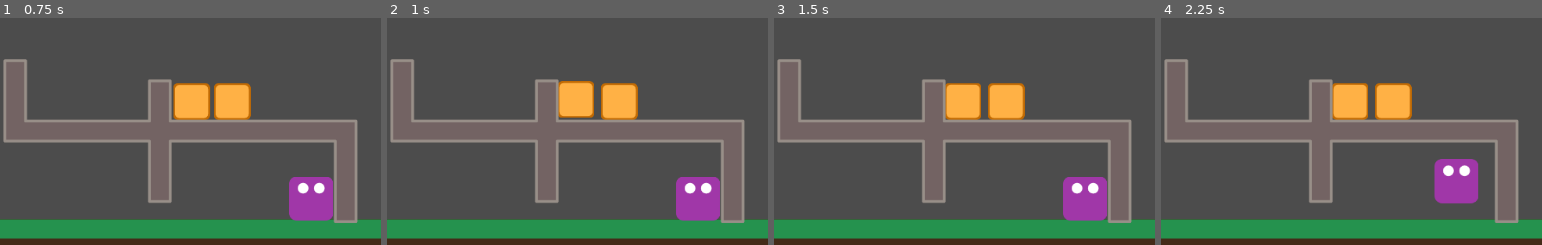
Above: before the commit, frames 1-4 (left to right).
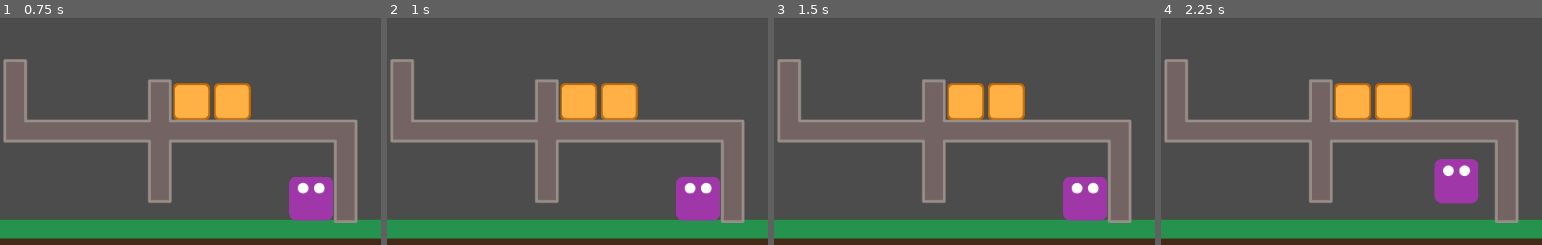
Above: after the commit, the same moments.

Repository: AntonellaDatri/Minion_2-IntroVJ
Game: Godot game, scene res://src/background/LevelTemplate.tscn
The game is run twice, just before and just after one commit, with the same random seed, the same clock (stepped at 60 frames per second) and the same inputs.
Inputs (mouse positions are % of the whole screen's width and height, from its top left):
- Up to frame 1 (0.75 s): move the mouse to (43, 68) at 0.52 s; press the mouse at (43, 68) at 0.53 s; hold Right (ui_right) from 0.53 s (still down)
- Up to frame 2 (1 s): keep holding Right (ui_right); tap E (impulsar_objeto) at 0.8 s
- Up to frame 3 (1.5 s): keep holding Right (ui_right); tap Enter at 1.25 s; move the mouse to (48, 68) at 1.27 s; release the mouse at (48, 68) at 1.28 s; tap E (impulsar_objeto) at 1.35 s
- Up to frame 4 (2.25 s): click (48, 68) at 1.55 s; tap Space at 2 s; move the mouse to (59, 29) at 2.02 s; release Right (ui_right) at 2.03 s; press the mouse at (59, 29) at 2.03 s; hold Left (ui_left) from 2.03 s (still down)
The pictures show only the part of the screen within x 17-67%, y 50-100%; the shares and areas given below are measured in that part.

Frame 1 is identical in both runs. In frame 2, 0.7% of the frame differs, in the area x 44-56%, y 27-45%; in frame 3, 0.4%; in frame 4, 0.4%.

Commit message:
arreglando codigo

Diff:
--- a/src/background/LevelTemplate.gd
+++ b/src/background/LevelTemplate.gd
@@ -1,24 +1,27 @@
 extends Node2D
 
 var cajas
-var puedeLevitar = true
-
-func _physics_process(delta):
-	for caja in cajas:
-		if puedeLevitar and caja.position.distance_to($Player.position) < 130 :
-			caja.levitar()
-		if caja.seleccionado and Input.is_action_pressed("impulsar_objeto"):
-			caja.set_sleeping(false)
-			caja.apply_central_impulse(- $Player.position.normalized())
-
-
+var hayCajasLevitando = false
 
 
 func _ready():
 	cajas = get_tree().get_nodes_in_group("cajas")
 
 
-func cajas_levitando():
-	print (puedeLevitar)
-	puedeLevitar = false
-	print (puedeLevitar)
+func _physics_process(delta):
+	for caja in cajas:
+		caja.playerPosition = $Player.position
+
+
+
+
+
+func caja_levitando(caja):
+	if hayCajasLevitando:
+		for c in cajas:
+			c.dejar_de_levitar()
+	hayCajasLevitando = true
+
+
+func caja_impulsada():
+	hayCajasLevitando = false
--- a/src/background/LevelTemplate.tscn
+++ b/src/background/LevelTemplate.tscn
@@ -5,15 +5,15 @@
 [ext_resource path="res://assert/art/piso2.png" type="Texture" id=3]
 [ext_resource path="res://assert/art/trampa.png" type="Texture" id=4]
 [ext_resource path="res://src/background/LevelTemplate.gd" type="Script" id=5]
-[ext_resource path="res://src/caja.tscn" type="PackedScene" id=6]
+[ext_resource path="res://src/objects/caja/Caja.tscn" type="PackedScene" id=6]
 
-[sub_resource type="ConvexPolygonShape2D" id=4]
+[sub_resource type="ConvexPolygonShape2D" id=1]
 points = PoolVector2Array( 0, 0, 96, 0, 96, 96, 0, 96 )
 
-[sub_resource type="ConvexPolygonShape2D" id=3]
+[sub_resource type="ConvexPolygonShape2D" id=2]
 points = PoolVector2Array( 0, 0, 96, 0, 96, 96, 0, 96 )
 
-[sub_resource type="TileSet" id=2]
+[sub_resource type="TileSet" id=3]
 1/name = "piso2.png 1"
 1/texture = ExtResource( 3 )
 1/tex_offset = Vector2( 0, 0 )
@@ -70,7 +70,6 @@
 
 [node name="Player" parent="." instance=ExtResource( 2 )]
 position = Vector2( 588.818, 513.347 )
-collision_mask = 4
 
 [node name="Caja2" parent="." instance=ExtResource( 6 )]
 position = Vector2( 455.371, 390.834 )
@@ -89,5 +88,7 @@
 position = Vector2( 440.917, 450.194 )
 scale = Vector2( 0.562376, 0.548562 )
 polygon = PoolVector2Array( -345, -190.6, -345, -54.5, -78, -54.5, -78, -144.5, -76, -144.5, -73, -148.5, -20, -148.5,  …(285 unchanged characters)…
-[connection signal="levitando2" from="Caja2" to="." method="cajas_levitando"]
-[connection signal="levitando2" from="Caja" to="." method="cajas_levitando"]
+[connection signal="impulsado" from="Caja2" to="." method="caja_impulsada"]
+[connection signal="levitando" from="Caja2" to="." method="caja_levitando"]
+[connection signal="impulsado" from="Caja" to="." method="caja_impulsada"]
+[connection signal="levitando" from="Caja" to="." method="caja_levitando"]
--- a/src/caja.gd
+++ /dev/null
@@ -1,27 +0,0 @@
-extends RigidBody2D
-signal levitando2
-
-var levitando
-
-
-var contador = 0
-var seleccionado = false
-
-func levitar() :
-	levitando = true
-
-
-func _physics_process(delta):
-	if levitando and contador < 100 and seleccionado:
-	#	set_mode(1)
-		apply_central_impulse(Vector2.UP*0.2)
-		contador += 1
-	if contador == 100:
-		set_sleeping(true)
-		contador += 1
-
-
-func _on_Caja_input_event(viewport, event, shape_idx):
-	if event.is_action_pressed("click"):
-		seleccionado = true
-		emit_signal("levitando2")
--- /dev/null
+++ b/src/objects/caja/Caja.gd
@@ -0,0 +1,56 @@
+extends RigidBody2D
+signal levitando
+signal impulsado
+
+
+export var impulso = 0.55
+
+var contador = 0
+
+var seleccionado = false ##
+var puedeLevitar = false
+var playerPosition
+
+
+func _physics_process(delta):
+	puedeLevitar = is_position_player_less(150)
+	elevarse()
+	detenerse()
+	impulsar()
+
+
+
+func elevarse():
+	if contador < 100 and seleccionado:
+		apply_central_impulse(Vector2.UP*impulso)
+		contador += 1
+
+
+func is_position_player_less(dist):
+	return position.distance_to(playerPosition) < dist
+
+
+func detenerse():
+	if contador == 100:
+		set_sleeping(true)
+		contador += 1 #incrementa en uno el contador asi no se ejecuta esta funcion mas de una vez
+
+
+func _on_Caja_input_event(viewport, event, shape_idx):
+	if !seleccionado:
+		contador = 0
+	if puedeLevitar and event.is_action_pressed("click"):
+		emit_signal("levitando", self)
+		seleccionado = true
+
+
+func dejar_de_levitar():
+	seleccionado = false
+	set_sleeping(false)
+
+func impulsar():
+	if seleccionado and Input.is_action_pressed("impulsar_objeto"):
+		emit_signal("impulsado")
+		set_sleeping(false)
+		seleccionado = false
+		apply_central_impulse((position - playerPosition) * 0.11)
--- a/src/caja.tscn
+++ b/src/objects/caja/Caja.tscn
@@ -1,7 +1,7 @@
 [gd_scene load_steps=4 format=2]
 
 [ext_resource path="res://assert/art/caja.png" type="Texture" id=1]
-[ext_resource path="res://src/caja.gd" type="Script" id=2]
+[ext_resource path="res://src/objects/caja/Caja.gd" type="Script" id=2]
 
 [sub_resource type="RectangleShape2D" id=1]
 extents = Vector2( 20.3544, 21.3966 )
@@ -10,7 +10,7 @@
 "cajas",
 ]]
 input_pickable = true
-mass = 0.05
+mass = 0.15
 script = ExtResource( 2 )
 
 [node name="caja" type="Sprite" parent="."]
--- a/src/player/Player.gd
+++ b/src/player/Player.gd
@@ -21,6 +21,8 @@
 	if left:
 		velocity.x -= run_speed
 
+
+
 func _physics_process(delta):
 	velocity.y += gravity * delta
 	get_input()
--- a/src/player/Player.tscn
+++ b/src/player/Player.tscn
@@ -8,6 +8,7 @@
 
 [node name="Player" type="KinematicBody2D"]
 scale = Vector2( 0.6, 0.6 )
+collision_mask = 4
 script = ExtResource( 2 )
 
 [node name="Sprite" type="Sprite" parent="."]
Not shown: 3 places in src/background/LevelTemplate.tscn that only renumber resources
